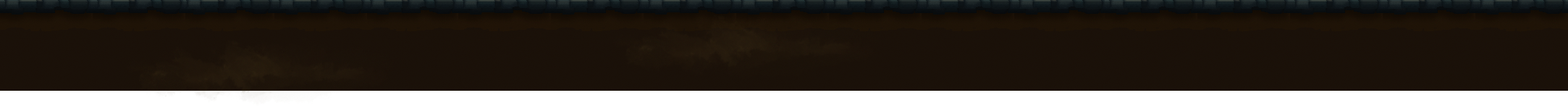
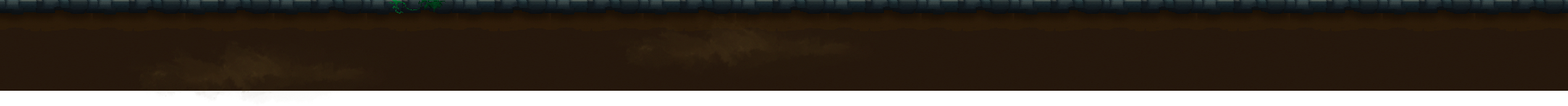
Revision of a layered 1568 × 106 image; what changed, layer by layer:
added layer "Яркость/Контрастность 71" above "Яркость/Контрастность 70" over [388, 0, 420, 14]
added layer "Яркость/Контрастность 70" above "Яркость/Контрастность 1" over [418, 0, 446, 13]
